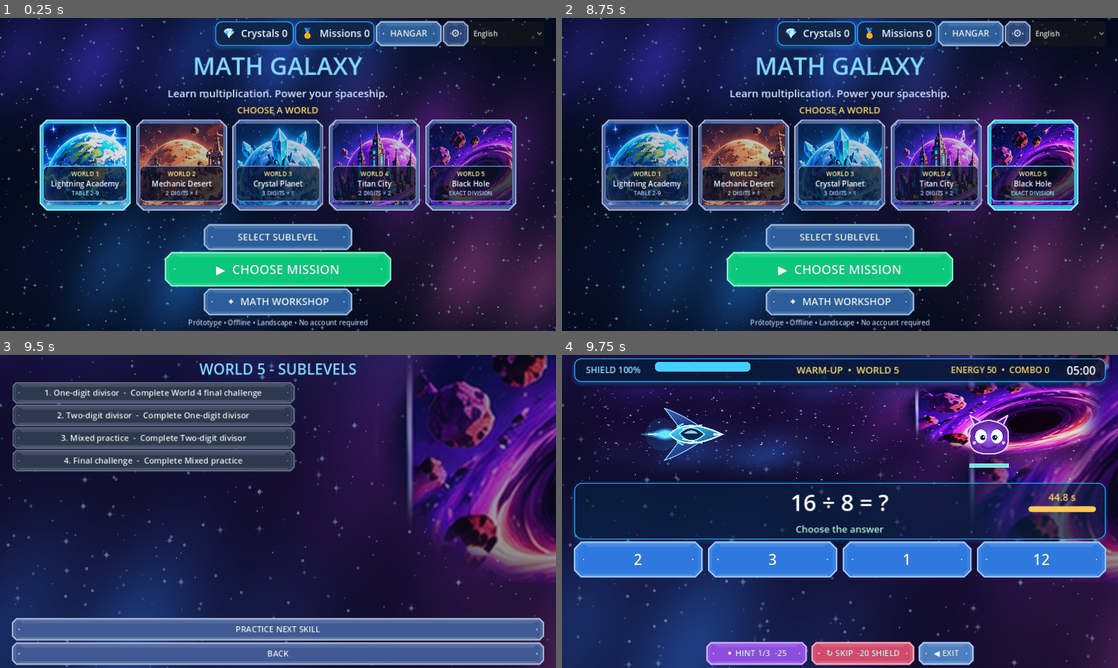
Above: before the commit, frames 1-4 (two rows, left to right).
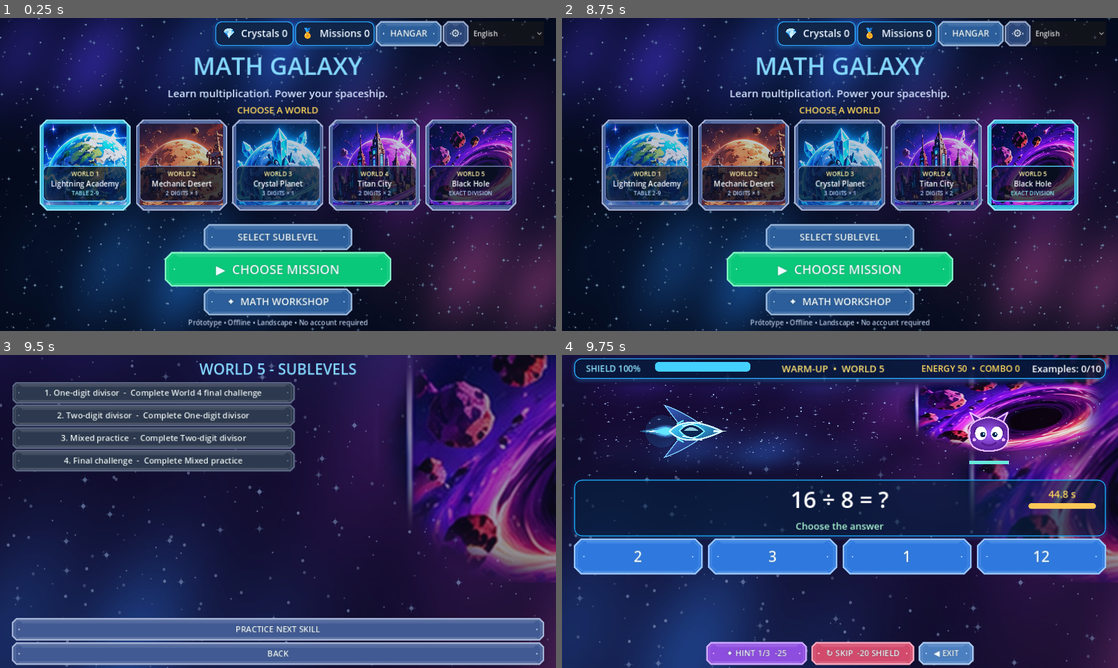
Above: after the commit, the same moments.

Repository: trun0ff/math-galaxy
Game: Godot game, scene res://scenes/Main.tscn
Same seed, same stepped clock (60 frames per second), same inputs: the game is played once before the commit and once after it.
Inputs (mouse positions are in pixels of both pictures, inside the frame that each line leads up to):
- Up to frame 1 (0.25 s): no input
- Up to frame 2 (8.75 s): click "HANGAR" at 0.5 s; click "◀ GALAXY" at 1.25 s; click "⚙" at 2 s; click "OK" at 2.75 s; click "OK" at 3.5 s; click "English" at 4.25 s; click (645, 165) at 5.02 s; click (745, 165) at 5.77 s; click (840, 165) at 6.52 s; click (934, 165) at 7.27 s; click (1034, 165) at 8.02 s
- Up to frame 3 (9.5 s): click "SELECT SUBLEVEL" at 8.75 s
- Up to frame 4 (9.75 s): click "PRACTICE NEXT SKILL" at 9.5 s

Frames 1-3 are identical in both runs. In frame 4, 15% of the frame differs, in the area x 2-98%, y 3-72%.

Commit message:
Replace level timer with equations counter

Diff:
--- a/scripts/Main.gd
+++ b/scripts/Main.gd
@@ -26,8 +26,7 @@
 var save_writable := true
 var save_warning := ""
 const SAVE_PATH = "user://math_galaxy_progress.json"
-var MISSION_LENGTH := 300.0
-var PHASE_LIMITS := [35.0, 85.0, 235.0, 280.0, 300.0]
+var question_target := 10
 const PHASE_NAMES := ["WARM-UP", "WORKSHOP", "SPACE BATTLE", "BOSS", "REWARDS"]
 const WORLD_NAMES := ["Lightning Academy", "Mechanic Desert", "Crystal Planet", "Titan City", "Black Hole"]
 const BACK := Color("07122d")
@@ -111,24 +110,10 @@
 func _process(delta: float) -> void:
 	if screen != "battle" or paused or finished or hint_visible:
 		return
-	elapsed = minf(MISSION_LENGTH, elapsed + delta)
+	elapsed += delta
 	if pending_defeat:
 		transition_delay -= delta
 		if transition_delay <= 0.0: fail_mission()
-		return
-	if elapsed >= MISSION_LENGTH:
-		finish_mission()
-		return
-	var next_phase: int = determine_phase()
-	if next_phase != phase:
-		phase = next_phase
-		update_phase_label()
-		if phase == 4:
-			question_active = false
-			transition_delay = 0.0
-			feedback.text = L10N.text("Flight complete! Preparing rewards...")
-	if phase == 4:
-		update_hud()
 		return
 	if transition_delay > 0.0:
 		transition_delay -= delta
@@ -142,7 +127,7 @@
 	update_hud()
 
 func determine_phase() -> int:
-	return MISSION_MANAGER.phase_at(elapsed, PHASE_LIMITS)
+	return MISSION_MANAGER.question_phase(hits + misses, question_target)
 
 func clear_screen() -> void:
 	for c in get_children():
@@ -664,8 +649,7 @@
 	start_mission()
 
 func start_mission() -> void:
-	MISSION_LENGTH = PARENT_DATA.duration(progress)
-	PHASE_LIMITS = MISSION_MANAGER.phase_limits(MISSION_LENGTH)
+	question_target = 12 if PROGRESSION.is_final(world, level) else 10
 	REWARD_MANAGER.migrate(progress)
 	progress["mission_sequence"] = maxi(int(progress.get("mission_sequence", 0)), int(progress.rewards.settled)) + 1
 	save_progress()
@@ -716,7 +700,7 @@
 	energy_label = make_label(L10N.text("ENERGY 50  •  COMBO 0"), 20, Color("ffd85d"))
 	energy_label.custom_minimum_size.x = 250
 	top.add_child(energy_label)
-	info = make_label("05:00", 26, Color.WHITE)
+	info = make_label("", 22, Color.WHITE)
 	info.custom_minimum_size.x = 92
 	top.add_child(info)
 
@@ -805,7 +789,7 @@
 		art.call("set_boss_mode", phase == 3)
 
 func update_hud() -> void:
-	info.text = "%02d:%02d" % [int(ceil(MISSION_LENGTH-elapsed)) / 60, int(ceil(MISSION_LENGTH-elapsed)) % 60]
+	info.text = L10N.text("Examples: %d/%d") % [hits + misses, question_target]
 	shield_label.text = L10N.text("SHIELD %d%%") % shield
 	shield_bar.value = shield
 	energy_label.text = L10N.text("ENERGY %d  •  COMBO %d") % [energy, combo]
@@ -837,9 +821,11 @@
 
 func next_question() -> void:
 	if finished: return
-	if elapsed >= MISSION_LENGTH:
+	if hits + misses >= question_target:
 		finish_mission()
 		return
+	phase = determine_phase()
+	update_phase_label()
 	question = choose_question()
 	progress["attempt_sequence"] = int(progress.get("attempt_sequence", 0)) + 1
 	question_attempt_id = "battle:%d" % int(progress["attempt_sequence"])
--- a/scripts/MissionManager.gd
+++ b/scripts/MissionManager.gd
@@ -9,3 +9,11 @@
 	for i in range(limits.size()):
 		if elapsed < float(limits[i]): return i
 	return 4
+
+# Two warm-up, two workshop, then battle and two final boss examples.
+static func question_phase(completed: int, target: int) -> int:
+	if completed >= target: return 4
+	if completed >= target - 2: return 3
+	if completed >= 4: return 2
+	if completed >= 2: return 1
+	return 0
--- a/scripts/ParentDashboard.gd
+++ b/scripts/ParentDashboard.gd
@@ -199,14 +199,14 @@
 func settings() -> void:
 	clear()
 	button(L10N.text("Overview"), dashboard)
-	var duration := spin(L10N.text("Mission seconds: 120–900 (default 300). Phase proportions stay the same; Rewards begins at 280/300."), DATA.duration(host.progress), 120, 900)
+	label(L10N.text("Missions: 10 examples; final challenges: 12. No mission timer."))
 	var inputs: Array = []
 	for i in range(5):
 		inputs.append(spin(L10N.text("World %d answer seconds: 5–180 (default %d)") % [i + 1, DATA.DEFAULT_LIMITS[i]], DATA.limits(host.progress)[i], 5, 180))
 	button(L10N.text("Save timing"), func():
 		var values: Array = []
 		for item in inputs: values.append(item.value)
-		host.progress["parent_settings"] = {"duration": duration.value, "limits": values}
+		host.progress["parent_settings"] = {"duration": DATA.duration(host.progress), "limits": values}
 		host.save_progress()
 		dashboard())
 	button(L10N.text("Restore default timing"), func(): host.progress.erase("parent_settings"); host.save_progress(); settings())
--- a/scripts/TranslationCatalog.gd
+++ b/scripts/TranslationCatalog.gd
@@ -2,6 +2,8 @@
 
 # English source templates map to Ukrainian; keep format placeholders unchanged.
 const UK := {
+	"Examples: %d/%d": "Приклади: %d/%d",
+	"Missions: 10 examples; final challenges: 12. No mission timer.": "Місії: 10 прикладів; фінальні випробування: 12. Без таймера місії.",
 	"TABLE 2-9": "ТАБЛИЦЯ 2–9",
 	"2 DIGITS × 1": "2 ЦИФРИ × 1",
 	"3 DIGITS × 1": "3 ЦИФРИ × 1",
--- a/tests/test_hints_battle.gd
+++ b/tests/test_hints_battle.gd
@@ -67,18 +67,27 @@
 	assert(app.art.enemy_hp == 6)
 	for i in range(6): app.art.hit_enemy()
 	assert(app.art.enemy_hp == 6 and app.art.enemy_index == 1)
-	for boundary in [0.0, 35.0, 85.0, 235.0, 280.0]:
-		app.elapsed = boundary
-		assert(app.determine_phase() == [0.0, 35.0, 85.0, 235.0, 280.0].find(boundary))
-	app.elapsed = 279.5
-	app.phase = 3
-	app.transition_delay = 1.0
-	app._process(0.5)
-	assert(app.phase == 4 and not app.finished and app.elapsed == 280.0)
-	app._process(19.0)
-	assert(not app.finished)
-	app._process(1.0)
-	assert(app.finished and app.elapsed == 300.0)
+	app.start_mission()
+	assert(app.question_target == 10)
+	# Wall-clock time cannot complete a mission or advance its phase.
+	app.question_limit = 1000.0
+	app._process(301.0)
+	assert(not app.finished and app.phase == 0 and app.hits == 0)
+	for i in range(10):
+		assert(app.phase == (0 if i < 2 else 1 if i < 4 else 2 if i < 8 else 3))
+		app.resolve_answer(app.question.answer, "answer")
+		assert(not app.finished)
+		app._process(1.1)
+	assert(app.finished and app.screen == "results" and app.hits == 10)
+	app.level = P.levels(1).size() - 1
+	app.start_mission()
+	assert(app.question_target == 12)
+	for i in range(12):
+		assert(app.phase == (0 if i < 2 else 1 if i < 4 else 2 if i < 10 else 3))
+		app.resolve_answer(app.question.answer, "answer")
+		app._process(1.1)
+	assert(app.finished and app.hits == 12)
+	app.level = 0
 	app.start_mission()
 	assert(app.combo == 0 and app.hits == 0 and not app.finished and app.queue.is_empty())
 	app.shield = 50
